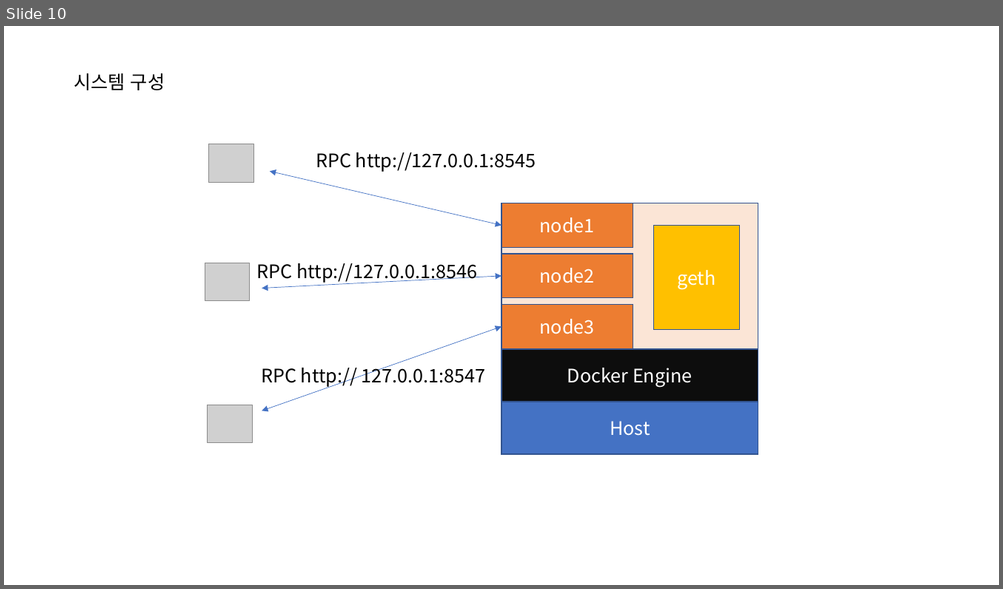
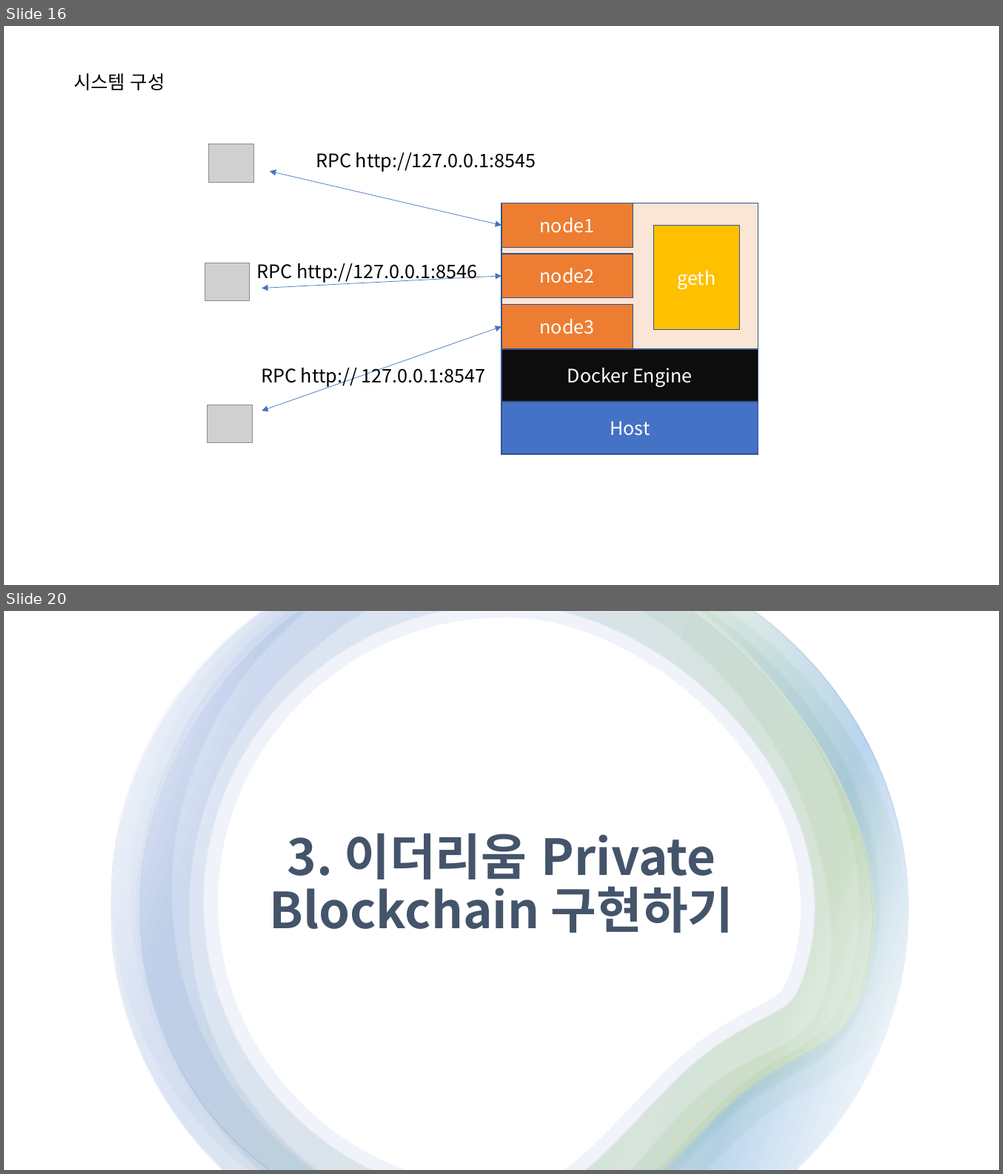
Before and after one commit to hypermusic80/eth_web3, a slide deck: 이더리움구축.pptx. Shown one above the other, each under a label of ours: slide 10 before the commit, slides 16 and 20 after it; the slides between them are not shown. The pictures are 1003x589 and 1003x1174 pixels, drawn with LibreOffice and Linux fonts; fonts in the diff are those of the drawing; grey boxes stand for pictures. Boxes give left, top, right and bottom in pixels: in the first picture for what was removed or moved away, otherwise in the second. Text is boxed around its words. In the diff, an @@ line names an element or a change of style, - is before the commit and + after.

```diff
--- a/이더리움구축.pptx
+++ b/이더리움구축.pptx
@@ slide 20 added at <box>4,611,999,1170</box>, background #FFFFFF @@
@@ rectangle added at <box>4,611,999,1170</box>, fill #FFFFFF @@
@@ group added at <box>111,611,908,1170</box>: 7 freeform shapes @@
@@ text added at <box>270,833,734,933</box>, 48 pt, text #44546A, bold @@
+3. 이더리움 Private Blockchain 구현하기
@@ what was slide 10 is now slide 16 @@
```
Also in this commit, not shown: 2 slides changed, 11 other slides added.
